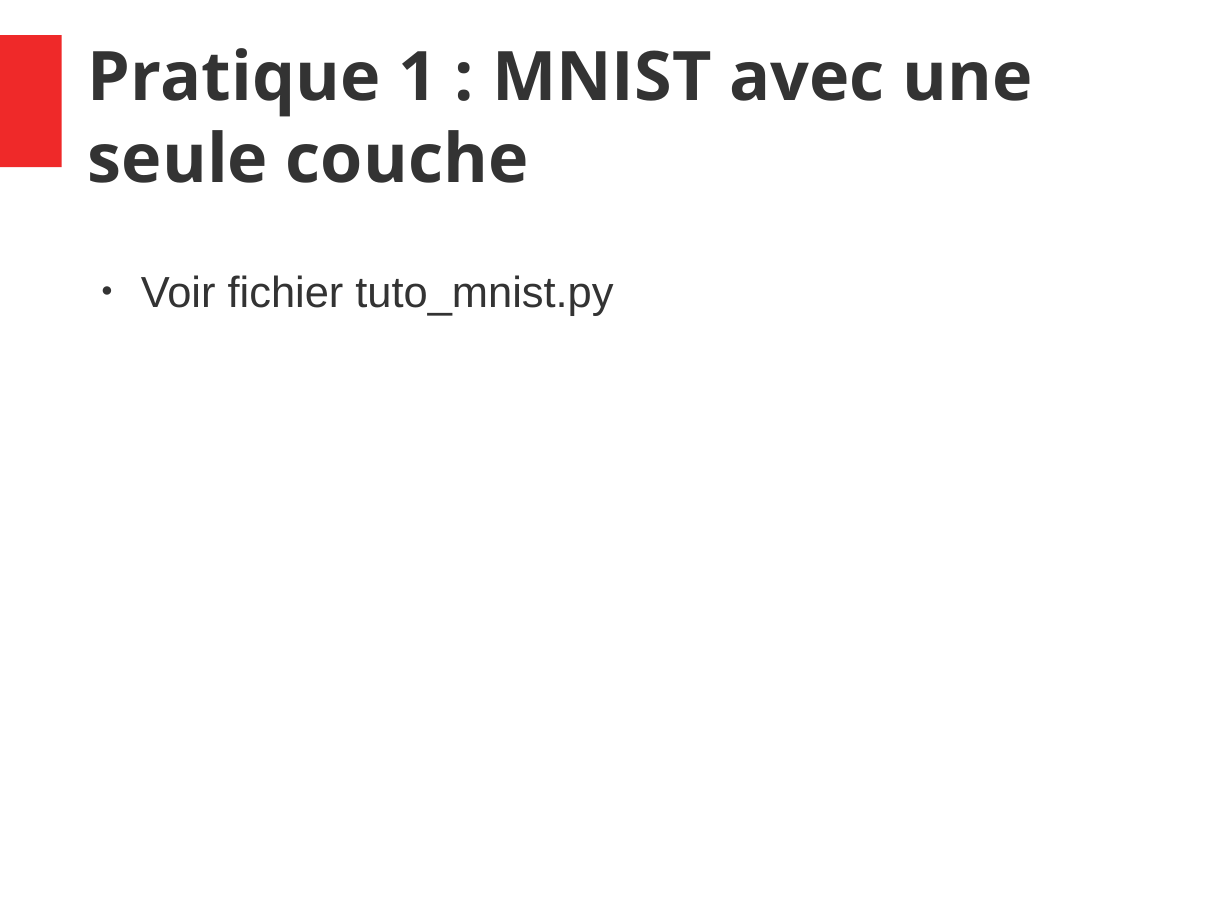
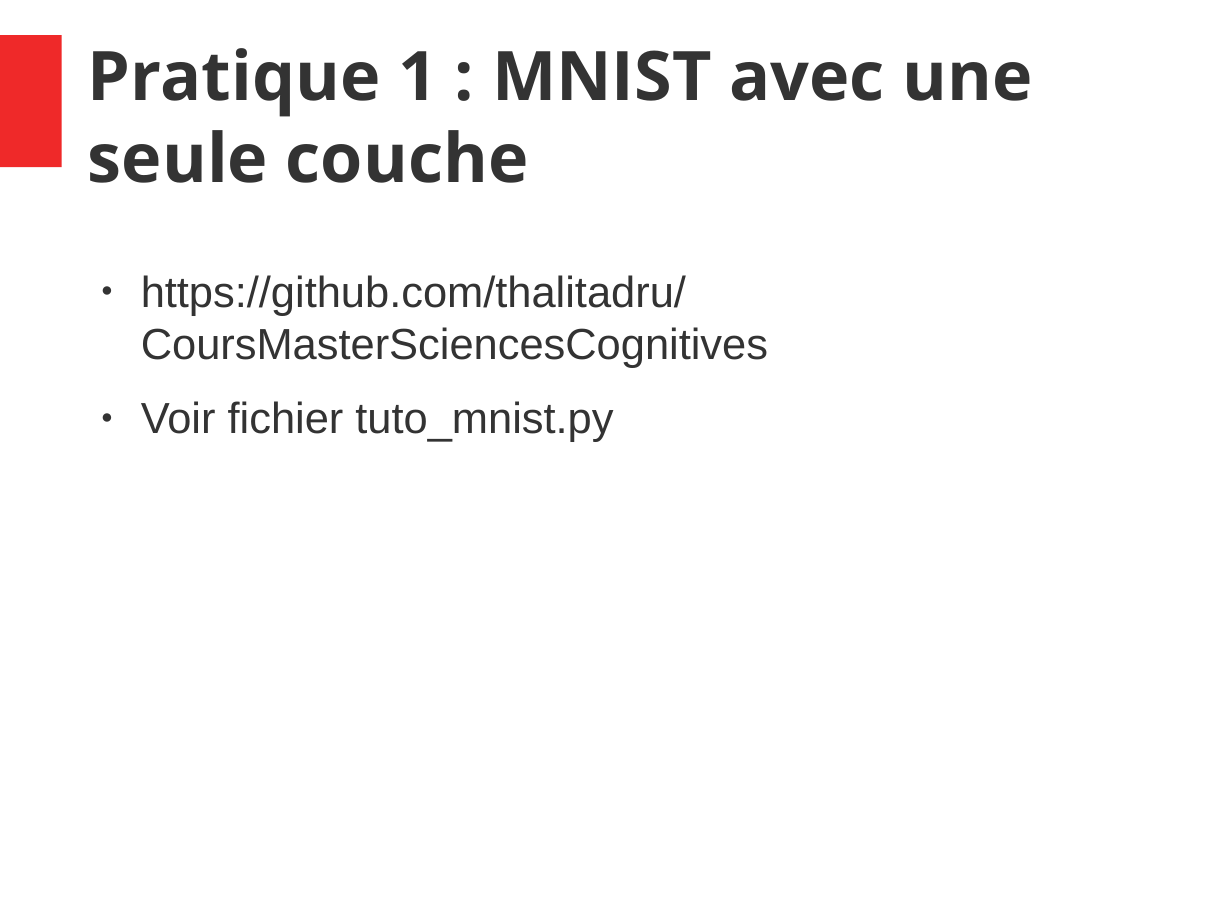
Before and after one commit to thalitadru/CoursNNDL, a slide deck: slide 24 of cours.odp. Drawn at 1232x924 pixels with LibreOffice and Linux fonts; fonts in the diff are those of the drawing. Boxes give left, top, right and bottom in pixels: in the first picture for what was removed or moved away, otherwise in the second. Text is boxed around its words. In the diff, an @@ line names an element or a change of style, - is before the commit and + after.

```diff
--- a/cours.odp
+++ b/cours.odp
@@ text at box(141, 275, 768, 368): paragraph added @@
+● https://github.com/thalitadru/CoursMasterSciencesCognitives
```
Also in this commit, not shown: 6 other slides changed.
